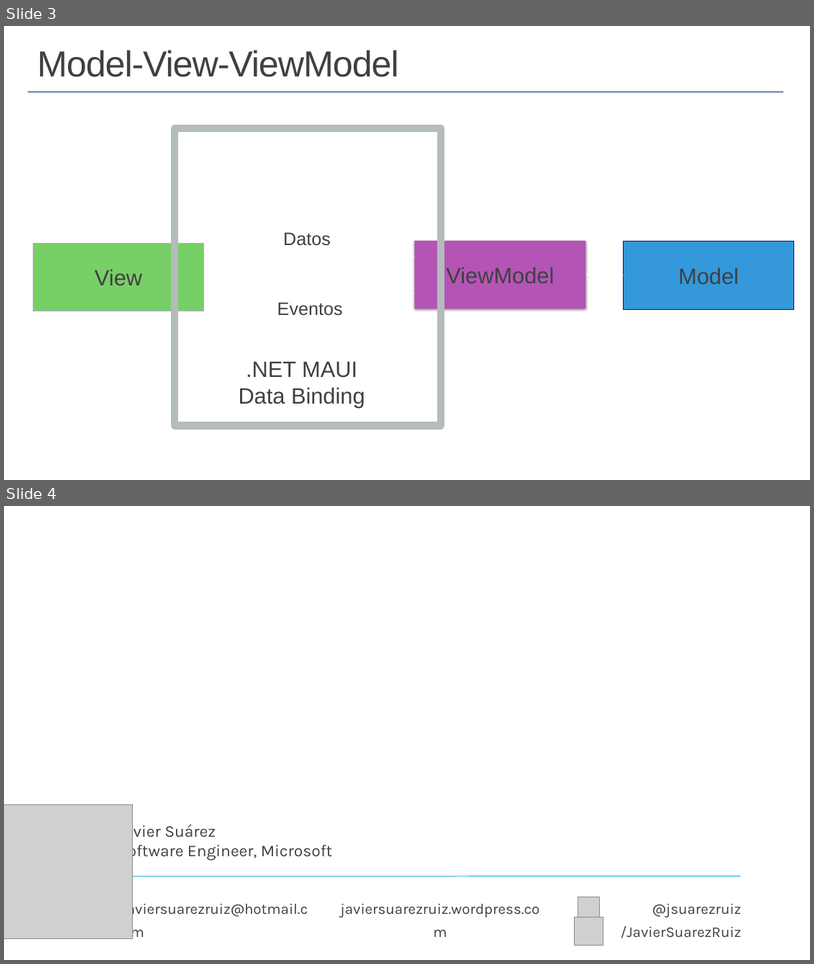
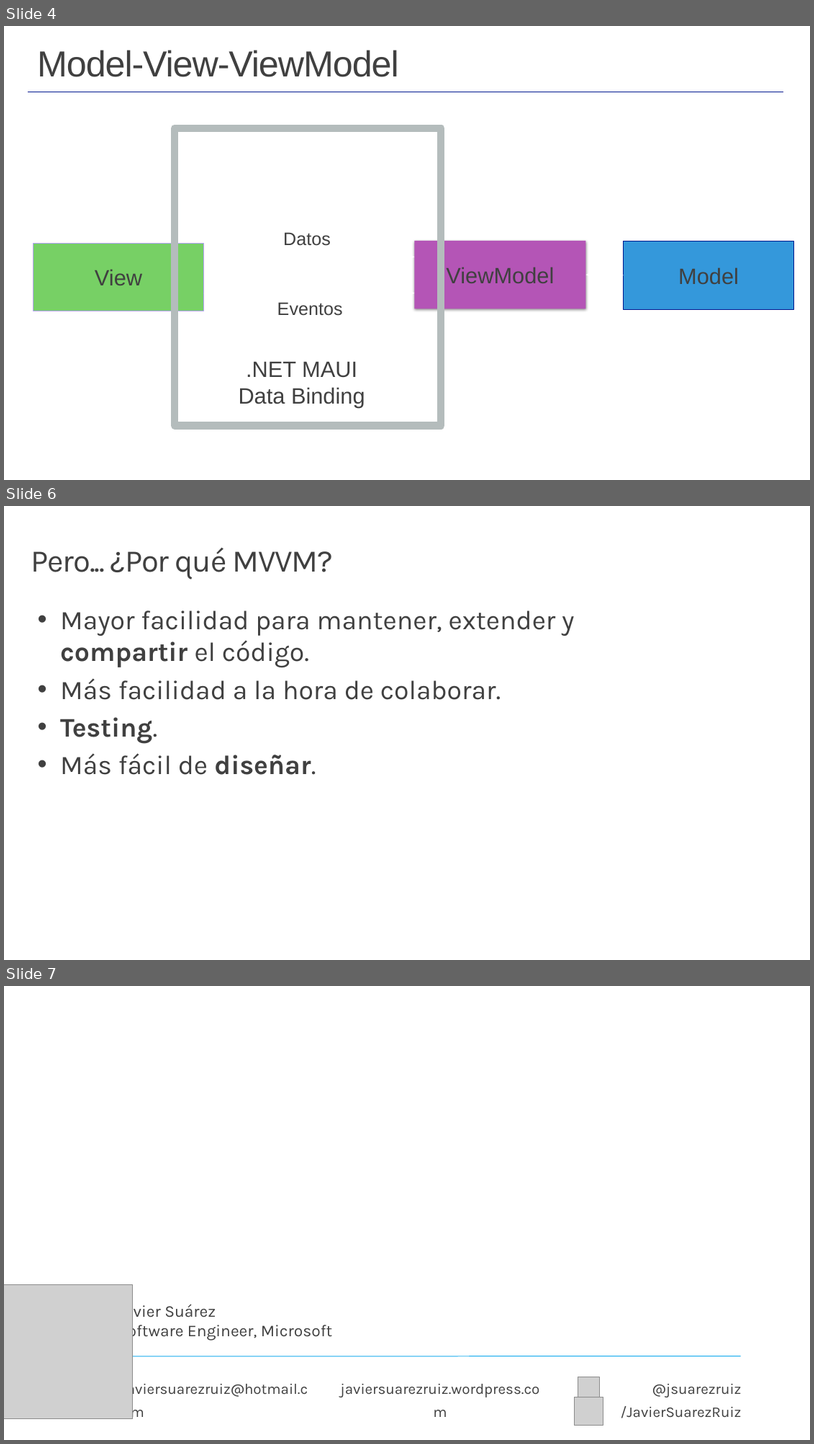
Before and after one commit to jsuarezruiz/taller-dotnet-maui, a slide deck: Bloque 6 - MVVM/Taller20 - MVVM.pptx. Shown one above the other, each under a label of ours: slides 3 and 4 before the commit, slides 4, 6 and 7 after it; the slides between them are not shown. The pictures are 814x964 and 814x1444 pixels, drawn with LibreOffice and Linux fonts; fonts in the diff are those of the drawing; grey boxes stand for pictures; background and template pictures are left out. Boxes give left, top, right and bottom in pixels: in the first picture for what was removed or moved away, otherwise in the second. Text is boxed around its words. In the diff, an @@ line names an element or a change of style, - is before the commit and + after.

```diff
--- a/Bloque 6 - MVVM/Taller20 - MVVM.pptx
+++ b/Bloque 6 - MVVM/Taller20 - MVVM.pptx
@@ slide 6 added at (4,506,810,960), background #FFFFFF @@
@@ text added at (31,548,333,579), 37.3 pt, text #404040 @@
+Pero... ¿Por qué MVVM?
@@ text added at (60,610,574,775), 32 pt, text #404040 @@
+• Mayor facilidad para mantener, extender y compartir el código.
+• Más facilidad a la hora de colaborar.
+• Testing.
+• Más fácil de diseñar.
@@ what was slide 3 is now slide 4 @@
@@ what was slide 4 is now slide 7 @@
```
Also in this commit, not shown: 2 other slides added, 3 other files.
